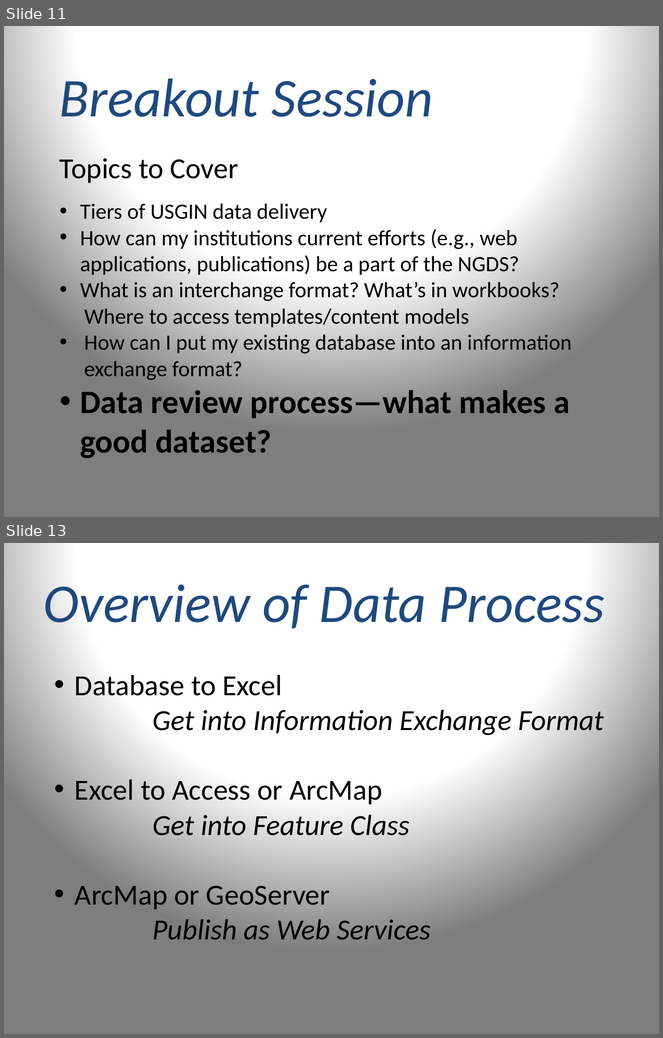
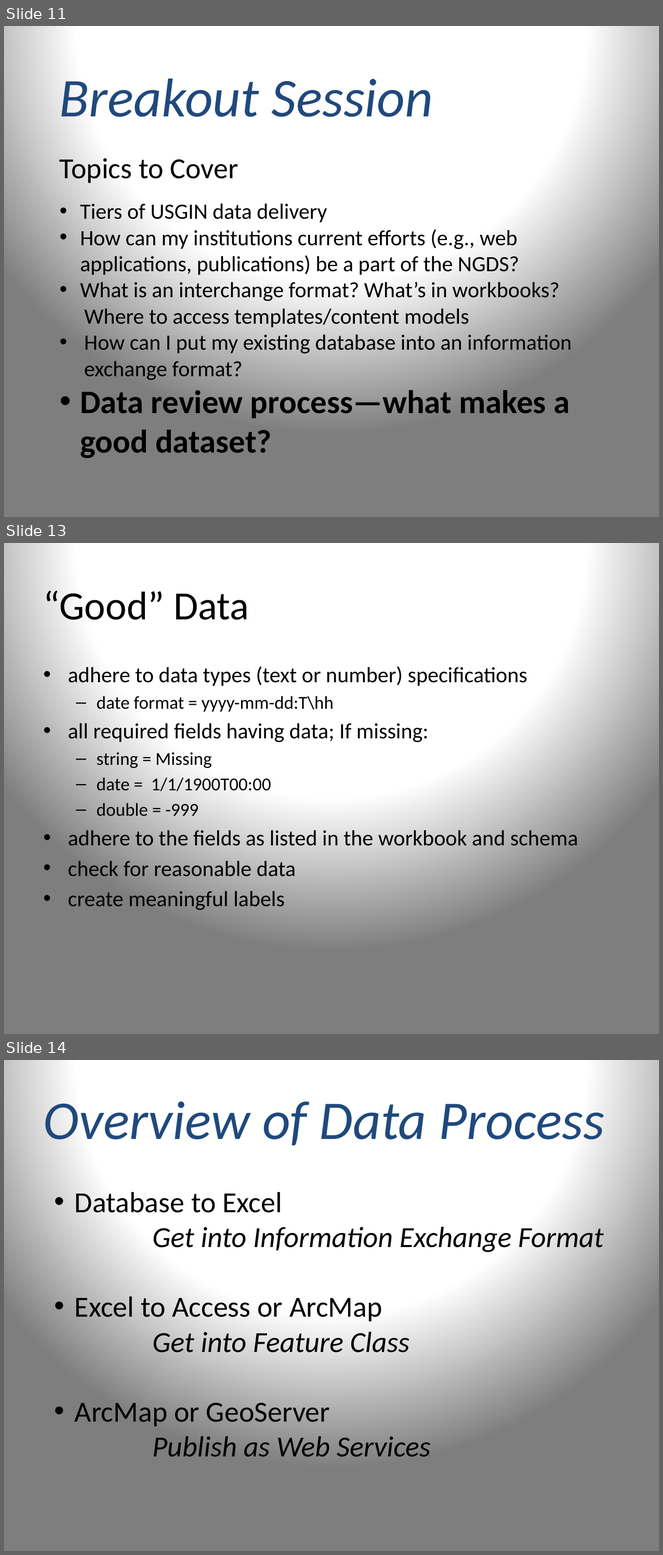
Before and after one commit to usgin/Workshops, a slide deck: WesternRegionalWorkshop/BreakoutSession.pptx. Shown one above the other, each under a label of ours: slides 11 and 13 before the commit, slides 11, 13 and 14 after it; the slides between them are not shown. The pictures are 663x1038 and 663x1555 pixels, drawn with LibreOffice and Linux fonts; fonts in the diff are those of the drawing. Boxes give left, top, right and bottom in pixels: in the first picture for what was removed or moved away, otherwise in the second. Text is boxed around its words. In the diff, an @@ line names an element or a change of style, - is before the commit and + after.

```diff
--- a/WesternRegionalWorkshop/BreakoutSession.pptx
+++ b/WesternRegionalWorkshop/BreakoutSession.pptx
@@ slide 13 added at <box>4,543,659,1034</box>, background gradient #FFFFFF to #7F7F7F @@
@@ title added at <box>44,590,249,620</box>, 44 pt, text #000000 @@
+“Good” Data
@@ text added at <box>68,666,579,910</box>, 24 pt, text #000000 @@
+• adhere to data types (text or number) specifications
+  – date format = yyyy-mm-dd:T\hh
+• all required fields having data; If missing:
+  – string = Missing
+  – date = 1/1/1900T00:00
+  – double = -999
+• adhere to the fields as listed in the workbook and schema
+• check for reasonable data
+• create meaningful labels
@@ what was slide 13 is now slide 14 @@
```
Also in this commit, not shown: 1 slide changed, 1 other file.
